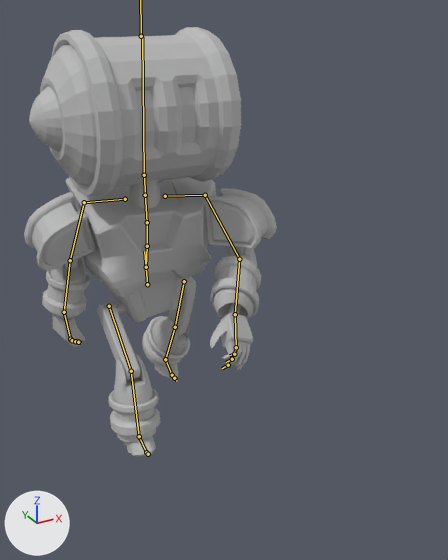
The FBX model 2D Robot Facility/Assets/Animations/Player/Mr-Robotov2@Walking.fbx: old version first, new version second.
Camera for both pictures: a 50 mm lens placed at (-1.44, -3.85, 2.82), pointed at (0.19, -0.88, 1.34). The lights are fixed; the arrows at lower left show +X, +Y and +Z. Both versions are drawn at frame 21 of the action 'mixamo.com'; the numbers are the values there. The bones that bend it are drawn over the model as lines.
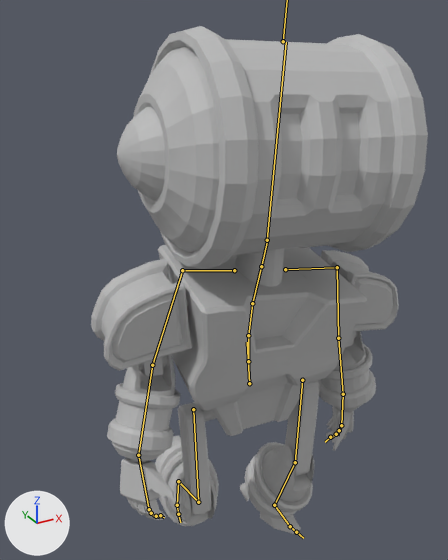
Pixel boxes (x1, y1, x2, y2) of what changed, in the pictures (448 x 560 px):
'polySurface25.001', posed (33% wider, 18% taller): before (24, 27, 277, 457); after (91, 26, 428, 534)
bone 'mixamorig:Hips', root to tip: before (147, 284) to (144, 251); after (249, 383) to (247, 342)
bone 'mixamorig:Spine', root to tip: before (146, 267) to (147, 246); after (248, 361) to (248, 335)
bone 'mixamorig:Spine1', root to tip: before (147, 246) to (147, 222); after (248, 335) to (252, 303)
bone 'mixamorig:Spine2', root to tip: before (147, 222) to (145, 193); after (252, 303) to (262, 264)
bone 'mixamorig:Neck', root to tip: before (145, 195) to (144, 175); after (261, 266) to (267, 240)
bone 'mixamorig:Head', root to tip: before (144, 175) to (142, 37); after (267, 240) to (286, 42)
bone 'mixamorig:LeftShoulder', root to tip: before (165, 196) to (205, 195); after (285, 269) to (337, 267)
bone 'mixamorig:LeftArm', root to tip: before (205, 195) to (239, 259); after (337, 267) to (338, 338)
bone 'mixamorig:LeftForeArm', root to tip: before (239, 259) to (235, 314); after (338, 338) to (343, 394)
bone 'mixamorig:LeftHand', root to tip: before (235, 314) to (236, 347); after (343, 394) to (341, 425)
bone 'mixamorig:LeftHandIndex1', root to tip: before (236, 347) to (234, 354); after (341, 425) to (339, 430)
bone 'mixamorig:RightShoulder', root to tip: before (125, 199) to (84, 202); after (234, 270) to (182, 270)
bone 'mixamorig:RightArm', root to tip: before (84, 202) to (70, 260); after (182, 270) to (152, 365)
bone 'mixamorig:RightForeArm', root to tip: before (70, 260) to (64, 312); after (152, 365) to (138, 455)
bone 'mixamorig:RightHand', root to tip: before (64, 312) to (70, 339); after (138, 455) to (149, 509)
bone 'mixamorig:RightHandIndex3', root to tip: before (75, 341) to (78, 342); after (156, 516) to (159, 517)
bone 'mixamorig:LeftUpLeg', root to tip: before (184, 281) to (175, 327); after (302, 380) to (295, 462)
bone 'mixamorig:LeftLeg', root to tip: before (175, 327) to (165, 359); after (295, 462) to (274, 505)
bone 'mixamorig:LeftFoot', root to tip: before (165, 359) to (172, 375); after (274, 505) to (290, 526)
bone 'mixamorig:RightUpLeg', root to tip: before (109, 306) to (131, 371); after (193, 409) to (198, 502)
bone 'mixamorig:RightLeg', root to tip: before (131, 371) to (139, 436); after (198, 502) to (178, 481)
bone 'mixamorig:RightFoot', root to tip: before (139, 436) to (146, 452); after (178, 481) to (177, 505)

The edits, one by one:
Bone 'mixamorig:Hips' (bone_mixamorig_hips) moves from (3.2, 106.3, 7.7) to (-0.8, 108.8, 154.5).
Bone 'mixamorig:Hips' (bone_mixamorig_hips) turns from (2, 6, 3) to (2, -10, 5) degrees about its own x, y and z.
Bone 'mixamorig:Spine' (bone_mixamorig_spine) turns from (4, -7, -5) to (1, 0, -2) degrees about its own x, y and z.
Bone 'mixamorig:Spine1' (bone_mixamorig_spine1) turns from (2, -7, 3) to (2, 2, -5) degrees about its own x, y and z.
Bone 'mixamorig:Spine2' (bone_mixamorig_spine2) turns from (2, -7, 3) to (2, 2, -5) degrees about its own x, y and z.
Bone 'mixamorig:Neck' (bone_mixamorig_neck) turns from (0, 5, -2) to (1, 0, 0) degrees about its own x, y and z.
Bone 'mixamorig:Head' (bone_mixamorig_head) turns from (-4, 10, -3) to (-8, 1, 3) degrees about its own x, y and z.
Bone 'mixamorig:LeftShoulder' (bone_mixamorig_leftshoulder) turns from (-1, 0, 10) to (-4, 1, 6) degrees about its own x, y and z.
Bone 'mixamorig:LeftArm' (bone_mixamorig_leftarm) turns from (-7, 25, 23) to (9, -8, -1) degrees about its own x, y and z.
Bone 'mixamorig:LeftForeArm' (bone_mixamorig_leftforearm) turns from (-18, 20, 53) to (-23, 2, 6) degrees about its own x, y and z.
Bone 'mixamorig:LeftHand' (bone_mixamorig_lefthand) turns from (-3, 3, -28) to (11, 28, -13) degrees about its own x, y and z.
Bone 'mixamorig:LeftHandIndex1' (bone_mixamorig_lefthandindex1) turns from (-11, -5, -9) to (-17, -4, -11) degrees about its own x, y and z.
Bone 'mixamorig:RightShoulder' (bone_mixamorig_rightshoulder) turns from (-1, 0, -3) to (-5, -1, -6) degrees about its own x, y and z.
Bone 'mixamorig:RightArm' (bone_mixamorig_rightarm) turns from (8, -19, 8) to (17, 7, 1) degrees about its own x, y and z.
Bone 'mixamorig:RightForeArm' (bone_mixamorig_rightforearm) turns from (-20, -5, -18) to (-18, -8, -26) degrees about its own x, y and z.
Bone 'mixamorig:RightHand' (bone_mixamorig_righthand) turns from (13, -5, 9) to (13, -12, -1) degrees about its own x, y and z.
Bone 'mixamorig:RightHandIndex3' (bone_mixamorig_righthandindex3) turns from (1, 1, -3) to (13, -1, 0) degrees about its own x, y and z.
Bone 'mixamorig:LeftUpLeg' (bone_mixamorig_leftupleg) turns from (-28, -11, 2) to (3, -1, -13) degrees about its own x, y and z.
Bone 'mixamorig:LeftLeg' (bone_mixamorig_leftleg) turns from (-6, 4, 4) to (-28, -10, 8) degrees about its own x, y and z.
Bone 'mixamorig:LeftFoot' (bone_mixamorig_leftfoot) turns from (33, 10, -10) to (28, -12, 8) degrees about its own x, y and z.
Bone 'mixamorig:RightUpLeg' (bone_mixamorig_rightupleg) turns from (41, 8, -1) to (13, 0, -7) degrees about its own x, y and z.
Bone 'mixamorig:RightLeg' (bone_mixamorig_rightleg) turns from (-27, 1, -7) to (-80, 1, -2) degrees about its own x, y and z.
Bone 'mixamorig:RightFoot' (bone_mixamorig_rightfoot) turns from (12, 5, 4) to (19, -7, -6) degrees about its own x, y and z.
